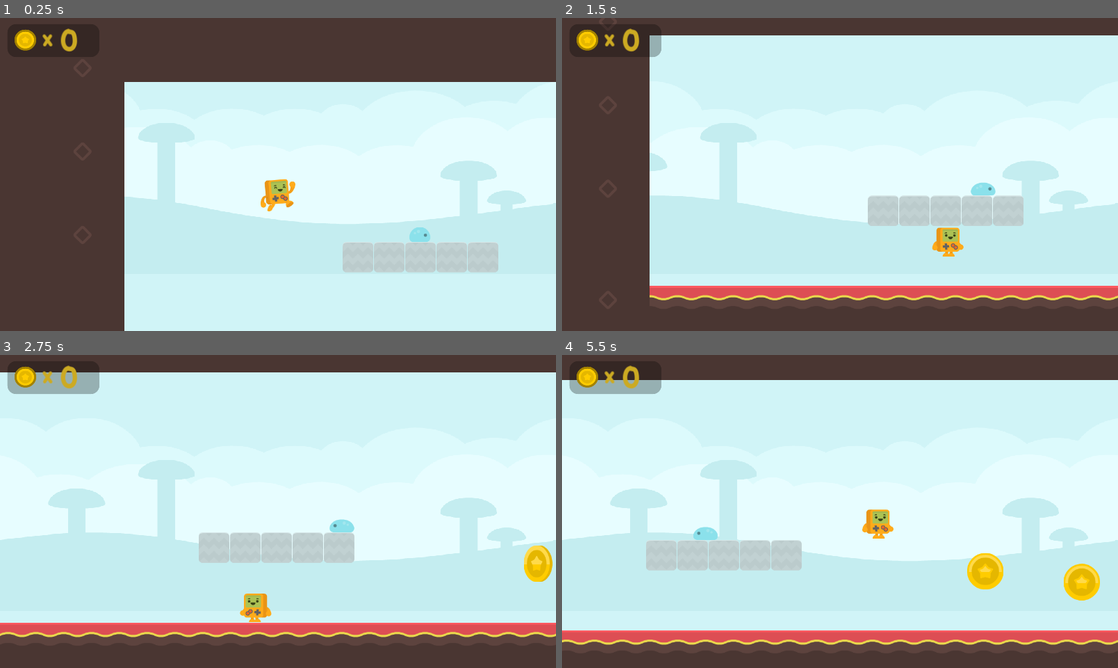
Above: before the commit, frames 1-4 (two rows, left to right).
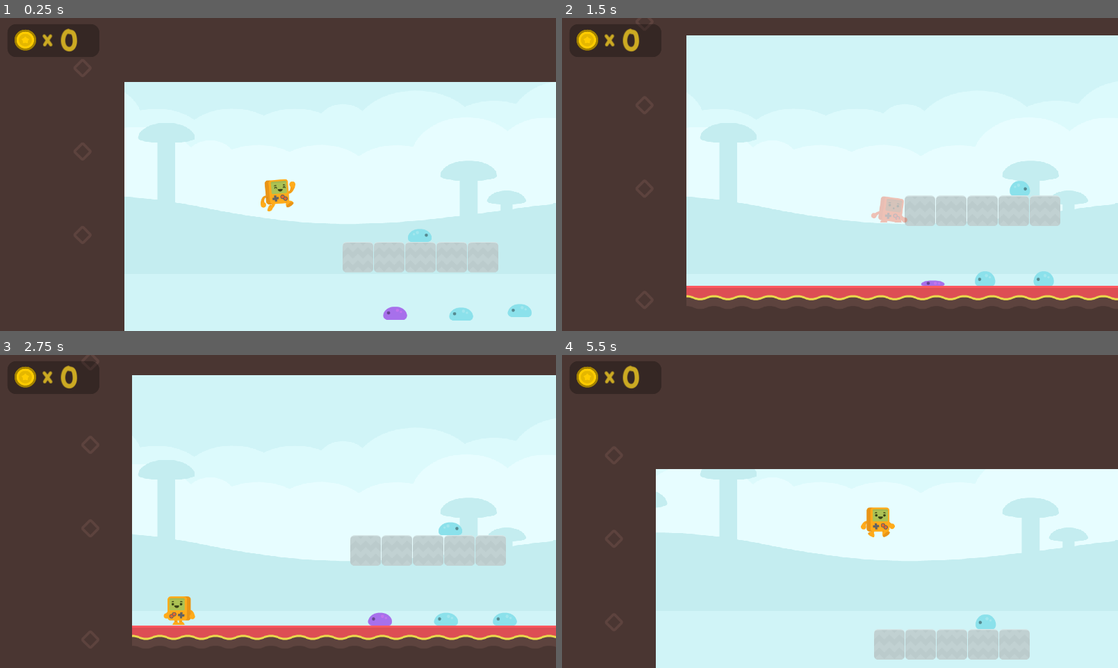
Above: after the commit, the same moments.

Repository: mtk3281/Heavenly-Knight
Game: Godot game, scene res://level_1.tscn
The game is run twice, just before and just after one commit, with the same random seed, the same clock (stepped at 60 frames per second) and the same inputs.
Inputs:
- Up to frame 1 (0.25 s): no input
- Up to frame 2 (1.5 s): hold Space (jump) 0.53-1.28 s; hold Right (right) from 0.53 s (still down); tap Space (jump) at 1.35 s
- Up to frame 3 (2.75 s): tap Space (jump) at 1.52, 1.82 s; release Right (right) at 2.03 s; hold Left (left) from 2.03 s (still down); hold Space (jump) from 2.03 s (still down)
- Up to frame 4 (5.5 s): release Left (left) at 2.78 s; release Space (jump) at 2.78 s; hold Right (right) 2.78-4.28 s; tap Space (jump) at 2.85, 3.02, 3.32, 4.35, 4.52, 4.82 s; hold Space (jump) 3.53-4.28 s; hold Left (left) 4.28-5.03 s; hold Right (right) from 5.03 s (still down); hold Space (jump) from 5.03 s (still down)

The runs differ from the first frame. In frame 1, 0.5% of the frame differs, in the area x 68-96%, y 66-97%; in frame 2, 8.8%; in frame 3, 30%; in frame 4, 52%, in the area x 0-100%, y 8-100%.

Commit message:
latest steve enemy edit

Diff:
--- a/Heavenly Knight 2.0/enemy.gd
+++ b/Heavenly Knight 2.0/enemy.gd
@@ -12,7 +12,8 @@
 	if direction == 1:
 		$AnimatedSprite2D.flip_h = true
 		$floor_checker.position.x *= -1
-
+	if not detect_cliffs:
+		set_modulate(Color(1.2,0.5,1.0))
 	$floor_checker.enabled = detect_cliffs
 
 func _physics_process(delta):
@@ -27,3 +28,28 @@
 
 	velocity.x = direction * SPEED
 	move_and_slide()
+
+
+func _on_top_body_entered(body):
+	if body.name == "Steve":
+		$AnimatedSprite2D.play("squash")
+		SPEED = 0
+		$top.set_collision_layer_value(4,false)
+		$top.set_collision_mask_value(1,false)
+		$side.set_collision_mask_value(1,false)
+		set_collision_layer_value(4,false)
+		set_collision_mask_value(1,false)
+		$Timer.start()
+		body.bounce()
+
+
+func _on_side_body_entered(body):
+	if body.name == "Steve":
+		SPEED = 0
+		body.ouch(position.x)
+		$Timer.start()
+
+
+
+func _on_timer_timeout():
+	queue_free()
--- a/Heavenly Knight 2.0/enemy.tscn
+++ b/Heavenly Knight 2.0/enemy.tscn
@@ -28,25 +28,52 @@
 }]
 
 [sub_resource type="RectangleShape2D" id="RectangleShape2D_62pnm"]
-size = Vector2(40, 29)
+size = Vector2(34, 26)
+
+[sub_resource type="RectangleShape2D" id="RectangleShape2D_c7bcu"]
+size = Vector2(47, 5)
+
+[sub_resource type="RectangleShape2D" id="RectangleShape2D_8vsir"]
+size = Vector2(54, 16)
 
 [node name="enemy" type="CharacterBody2D"]
 collision_layer = 8
 collision_mask = 51
 script = ExtResource("1_gnye3")
-metadata/_edit_group_ = true
 
 [node name="AnimatedSprite2D" type="AnimatedSprite2D" parent="."]
+scale = Vector2(0.973684, 1)
 sprite_frames = SubResource("SpriteFrames_7ksmy")
 animation = &"walk"
 autoplay = "walk"
-frame = 1
 
 [node name="CollisionShape2D" type="CollisionShape2D" parent="."]
-position = Vector2(0, 2.5)
+position = Vector2(0, 4)
 shape = SubResource("RectangleShape2D_62pnm")
 
 [node name="floor_checker" type="RayCast2D" parent="."]
-position = Vector2(-20, -2)
+position = Vector2(-21, 1)
 target_position = Vector2(0, 25)
 collision_mask = 2
+
+[node name="top" type="Area2D" parent="."]
+collision_layer = 8
+
+[node name="CollisionShape2D" type="CollisionShape2D" parent="top"]
+position = Vector2(-0.5, -12.5)
+shape = SubResource("RectangleShape2D_c7bcu")
+
+[node name="side" type="Area2D" parent="."]
+collision_layer = 0
+
+[node name="CollisionShape2D" type="CollisionShape2D" parent="side"]
+position = Vector2(1, 5)
+shape = SubResource("RectangleShape2D_8vsir")
+
+[node name="Timer" type="Timer" parent="."]
+wait_time = 0.6
+one_shot = true
+
+[connection signal="body_entered" from="top" to="." method="_on_top_body_entered"]
+[connection signal="body_entered" from="side" to="." method="_on_side_body_entered"]
+[connection signal="timeout" from="Timer" to="." method="_on_timer_timeout"]
--- a/Heavenly Knight 2.0/global_var.gd
+++ b/Heavenly Knight 2.0/global_var.gd
@@ -1,10 +1,9 @@
 extends Node
 
 var coin = 0
-var life_count
+var life_count = 3
 
 
 # Called when the node enters the scene tree for the first time.
 func _ready():
 	coin = 0
-	life_count = 0
--- a/Heavenly Knight 2.0/level_1.tscn
+++ b/Heavenly Knight 2.0/level_1.tscn
@@ -55,4 +55,22 @@
 position = Vector2(736, 252)
 direction = 1
 
+[node name="enemy2" parent="Node2D" instance=ExtResource("8_f1qr0")]
+position = Vector2(714, 413)
+direction = -1
+detect_cliffs = false
+
+[node name="enemy3" parent="Node2D" instance=ExtResource("8_f1qr0")]
+position = Vector2(866, 415)
+direction = -1
+
+[node name="enemy4" parent="Node2D" instance=ExtResource("8_f1qr0")]
+position = Vector2(1001, 407)
+direction = -1
+
+[node name="enemy5" parent="Node2D" instance=ExtResource("8_f1qr0")]
+position = Vector2(1103, 427)
+direction = 1
+detect_cliffs = false
+
 [connection signal="body_entered" from="fallzone" to="Steve" method="_on_fallzone_body_entered"]
--- a/Heavenly Knight 2.0/steve.gd
+++ b/Heavenly Knight 2.0/steve.gd
@@ -4,9 +4,17 @@
 const SPEED = 350.0
 const JUMP_VELOCITY = -800.0
 
+#@onready player
 # Get the gravity from the project settings to be synced with RigidBody nodes.
 var gravity = ProjectSettings.get_setting("physics/2d/default_gravity")
 var direction
+var dead = false
+var start_pos
+var checkpoint
+
+
+func _ready():
+	start_pos = position
 
 func _physics_process(delta):
 	# Add the gravity.
@@ -16,15 +24,12 @@
 	# Handle Jump.
 	if Input.is_action_just_pressed("jump") and is_on_floor():
 		velocity.y = JUMP_VELOCITY
-#
-#	if Input.is_action_pressed("jump") and not is_on_floor():
-#		$Sprite2D.play("air")
-
 
 	direction = Input.get_axis("left", "right")
 	if direction:
 		if is_on_floor():
-			$Sprite2D.play("walk")
+			if  not dead:
+				$Sprite2D.play("walk")
 		if direction == 1:
 			$Sprite2D.flip_h = false
 		else:
@@ -32,11 +37,11 @@
 
 		velocity.x = direction * SPEED
 	else:
-
-		if is_on_floor():
-			$Sprite2D.play("idle")
-		else:
-			$Sprite2D.play("air")
+		if not dead:
+			if is_on_floor():
+				$Sprite2D.play("idle")
+			else:
+				$Sprite2D.play("air")
 		velocity.x = move_toward(velocity.x, 0, SPEED)
 	move_and_slide()
 
@@ -44,7 +49,30 @@
 func _on_fallzone_body_entered(body):
 	if body.name == "Steve":
 		get_tree().change_scene_to_file("res://level_1.tscn")
-		dead()
 
-func dead():
-	print("dead")
+
+
+func bounce():
+	velocity.y = 0.7 * JUMP_VELOCITY
+
+func ouch(pos):
+	dead = true
+	set_modulate(Color(1.0,0.3,0.3,0.3))
+	$Sprite2D.play("crouch")
+
+	if position.x < pos:
+		velocity.x = -1800
+	elif position.x > pos:
+		velocity.x = 1800
+	$Timer.start()
+	Input.action_release("left")
+	Input.action_release("right")
+	Input.action_release("jump")
+
+
+
+
+func _on_timer_timeout():
+	queue_free()
+	GlobalVar.life_count -= 1
+	get_tree().change_scene_to_file("res://level_1.tscn")
--- a/Heavenly Knight 2.0/steve.tscn
+++ b/Heavenly Knight 2.0/steve.tscn
@@ -78,8 +78,7 @@
 
 [node name="Sprite2D" type="AnimatedSprite2D" parent="."]
 sprite_frames = SubResource("SpriteFrames_3kpuq")
-animation = &"walk"
-frame_progress = 0.482909
+animation = &"crouch"
 
 [node name="CollisionShape2D" type="CollisionShape2D" parent="."]
 position = Vector2(0, 15)
@@ -93,3 +92,9 @@
 drag_vertical_enabled = true
 drag_left_margin = 0.3
 drag_right_margin = 0.3
+
+[node name="Timer" type="Timer" parent="."]
+wait_time = 0.7
+one_shot = true
+
+[connection signal="timeout" from="Timer" to="." method="_on_timer_timeout"]
Not shown: 1 places in Heavenly Knight 2.0/enemy.tscn that only renumber resources
